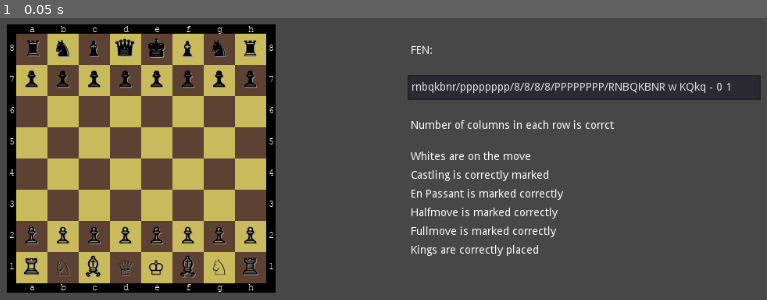
Above: before the commit, frame 1.
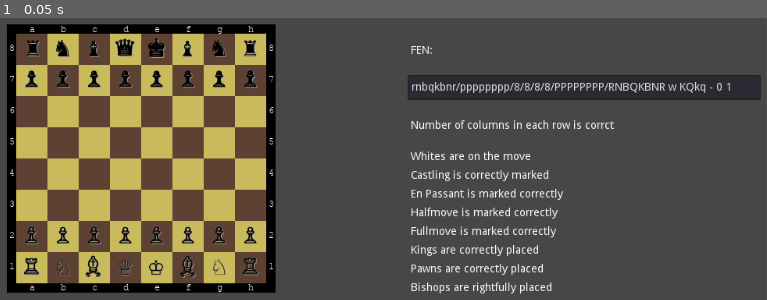
Above: after the commit, the same moment.

Repository: JakubMckowiak/check-fen
Game: Godot game, scene res://Main.tscn
Two runs of this game, one before a commit and one after it. Both use one fixed random seed, a clock stepped at 60 frames per second and the inputs below.
Inputs:
- Up to frame 1 (0.05 s): no input

The runs differ from the first frame. In frame 1, 0.5% of the frame differs, in the area x 53-72%, y 87-98%.

Commit message:
Pawns and bishops placement and overall figure amount validation added

Diff:
--- a/Main.gd
+++ b/Main.gd
@@ -12,6 +12,8 @@
 
 ]
 var cleanBoard = board.duplicate(true)
+var Pawns = 0
+var pawns = 0
 # Called when the node enters the scene tree for the first time.
 func _ready():
 	val($FENLineEdit.text)
@@ -128,6 +130,7 @@
 		$ValidateFMLabel.text = "Fullmove is marked incorrectly"
 
 	$ValidateKingLabel.text = correctKing()
+	$ValidatePawnLabel.text = correctPawns()
 
 func messCleaner():
 	board = cleanBoard
@@ -321,6 +324,111 @@
 			return true
 	return false
 
+func correctPawns():
+	pawns = 0
+	Pawns = 0
+	var figure = 0
+	var Figure = 0
+	#		  r,n,b,q
+	var ft = [0,0,0,0]
+	# if there is more than one bishop
+	# and the other ones are not in other floor color
+	# then return "Bishop wrongly placed"
+	var b = ""
+	var bwarning = true
+	#		  R,N,B,Q
+	var Ft = [0,0,0,0]
+	var B = ""
+	var Bwarning = true
+	# checking the amount of pawns and rows they are placed in
+	for i in range(len(board)):
+		if (pawns>8 || Pawns>8):
+			return "There are too many pawns!"
+		if (pawns+figure>15 || Pawns+Figure>15):
+			return "There are too many pawns!"
+		for j in range(len(board[i])):
+			if board[i][j][1] == "p":
+				if i == 0:
+					return "Black pawn in wrong position"
+				pawns += 1
+			elif board[i][j][1] == "P":
+				if i == 7:
+					return "White pawn in wrong position"
+				Pawns += 1
+			elif board[i][j][1] == "b":
+				ft[2] += 1
+				if b == "":
+					b = board[i][j][0]
+				elif (b != "" and bwarning == true):
+					if b != board[i][j][0]:
+						bwarning = false
+			elif board[i][j][1] == "B":
+				Ft[2] += 1
+				if B == "":
+					B = board[i][j][0]
+				elif (B != "" and Bwarning == true):
+					if B != board[i][j][0]:
+						Bwarning = false
+			elif board[i][j][1] == "r":
+				ft[0] += 1
+			elif board[i][j][1] == "R":
+				Ft[0] += 1
+			elif board[i][j][1] == "n":
+				ft[1] += 1
+			elif board[i][j][1] == "N":
+				Ft[1] += 1
+			elif board[i][j][1] == "q":
+				ft[3] += 1
+			elif board[i][j][1] == "Q":
+				Ft[3] += 1
+	# checking if bishops are well placed
+	if bwarning && ft[1]>1:
+		wrongBishop("Black bishops wrongly placed")
+	elif Bwarning && Ft[1]>1:
+		wrongBishop("White bishops wrongly placed")
+	else:
+		wrongBishop("Bishops are rightfully placed")
+	# checking if pawns to figures balanse is ok
+	var overload = 0
+	# Blacks
+	# Rooks
+	if ft[0]>2:
+		overload += ft[0]
+	# Knight
+	if ft[1]>2:
+		overload += ft[1]
+	# Bishops
+	if ft[2]>2:
+		overload += ft[2]
+	# Queen
+	if ft[3]>1:
+		overload += ft[3]
+	if overload > 0:
+		if pawns > (8 - overload):
+			return "Inbalansed figures to pawns ratio on black's side"
+	overload = 0
+	# Whites
+	# Rooks
+	if Ft[0]>2:
+		overload += ft[0]
+	# Knight
+	if Ft[1]>2:
+		overload += ft[1]
+	# Bishops
+	if Ft[2]>2:
+		overload += ft[2]
+	# Queen
+	if Ft[3]>1:
+		overload += ft[3]
+	if overload > 0:
+		if Pawns > (8 - overload):
+			return "Inbalansed figures to pawns ratio on white's side"
+
+	return "Pawns are correctly placed"
+
+func wrongBishop(s):
+	$ValidateBishopLabel.text = s
+
 func paintBoard():
 	$Background/a8/Label.text = board[0][0][1]
 	$Background/b8/Label.text = board[0][1][1]
--- a/Main.tscn
+++ b/Main.tscn
@@ -1831,4 +1831,22 @@
 __meta__ = {
 "_edit_use_anchors_": false
 }
+
+[node name="ValidatePawnLabel" type="Label" parent="."]
+margin_left = 568.0
+margin_top = 360.0
+margin_right = 608.0
+margin_bottom = 374.0
+__meta__ = {
+"_edit_use_anchors_": false
+}
+
+[node name="ValidateBishopLabel" type="Label" parent="."]
+margin_left = 568.0
+margin_top = 384.0
+margin_right = 608.0
+margin_bottom = 398.0
+__meta__ = {
+"_edit_use_anchors_": false
+}
 [connection signal="text_changed" from="FENLineEdit" to="." method="_on_FENLineEdit_text_changed"]
